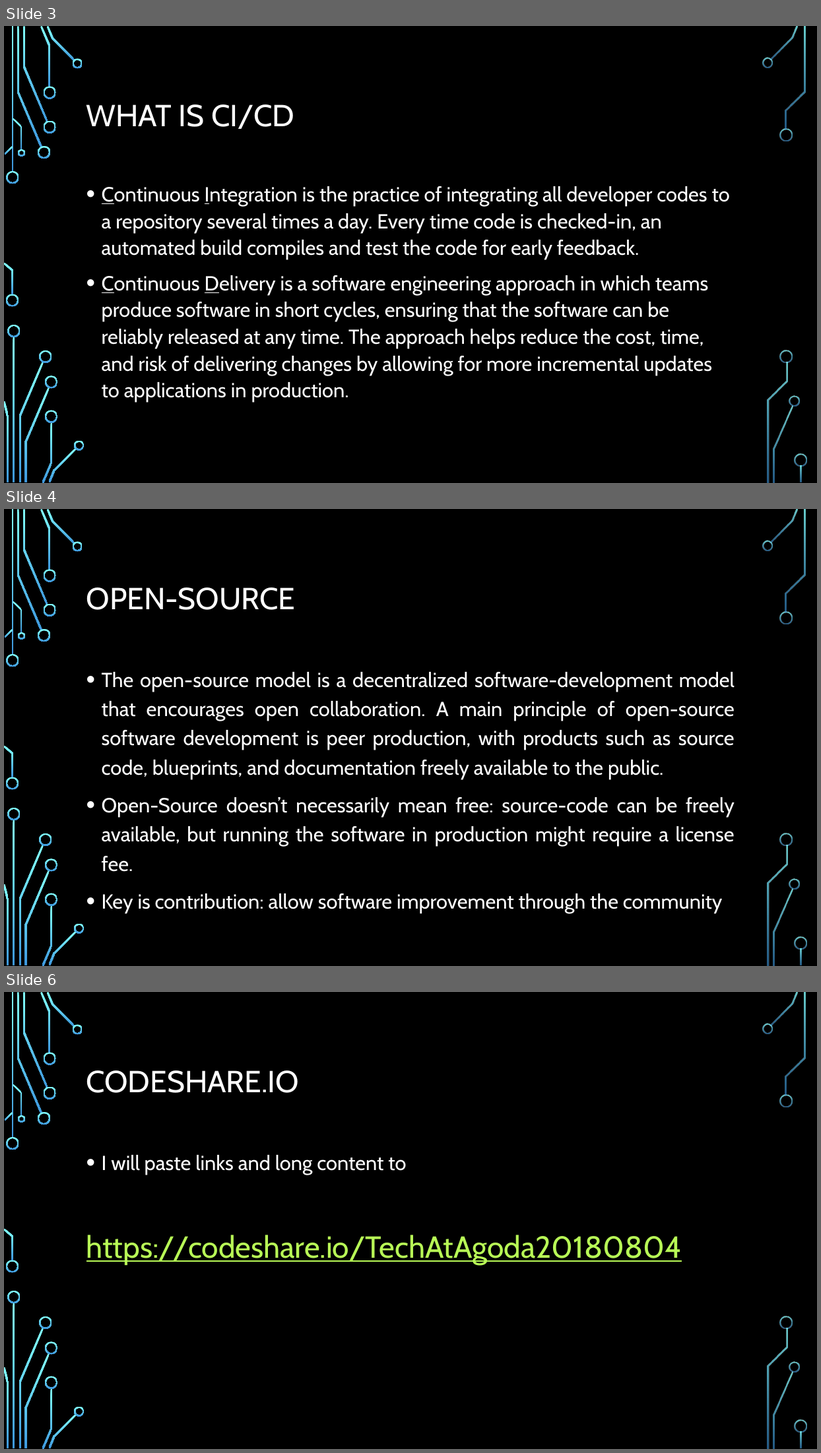
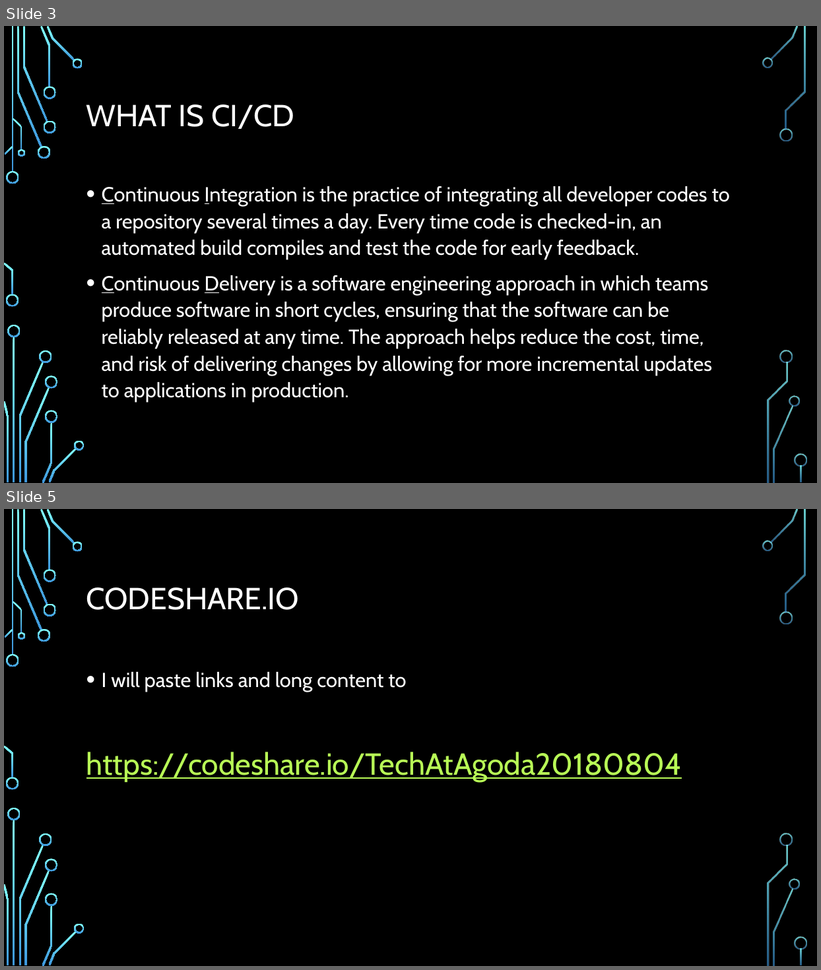
Before and after one commit to CedricAgoda/opensource-ci, a slide deck: Presentation/Full Open-Source CI.pptx. Shown one above the other, each under a label of ours: slides 3, 4 and 6 before the commit, slides 3 and 5 after it; the slides between them are not shown. The pictures are 821x1453 and 821x970 pixels, drawn with LibreOffice and Linux fonts; fonts in the diff are those of the drawing; background and template pictures are left out. Boxes give left, top, right and bottom in pixels: in the first picture for what was removed or moved away, otherwise in the second. Text is boxed around its words. In the diff, an @@ line names an element or a change of style, - is before the commit and + after.

```diff
--- a/Presentation/Full Open-Source CI.pptx
+++ b/Presentation/Full Open-Source CI.pptx
@@ slide 4 removed at <box>4,509,817,966</box>, background picture (left out); not listed: 36 template elements that a slide beside it also shows @@
@@ title removed at <box>86,588,296,610</box> @@
-OPEN-SOURCE
@@ text removed at <box>102,672,735,914</box> @@
-• The open-source model is a decentralized software-development model that encourages open collaboration. A main principle of open-source software development is peer production, with products such as source code, blueprints, and documentation freely available to the public.
-• Open-Source doesn’t necessarily mean free: source-code can be freely available, but running the software in production might require a license fee.
-• Key is contribution: allow software improvement through the community
@@ what was slide 6 is now slide 5 @@
```
Also in this commit, not shown: 7 slides changed, 7 slides added, 4 other slides removed, 4 other files.
